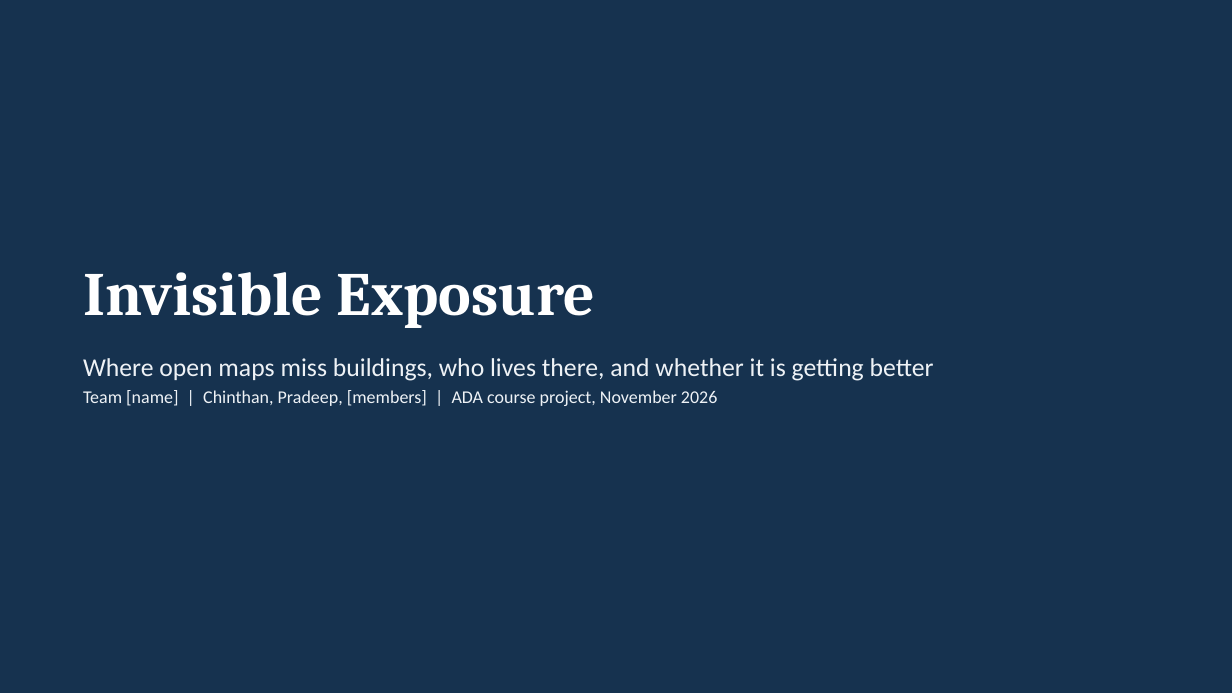
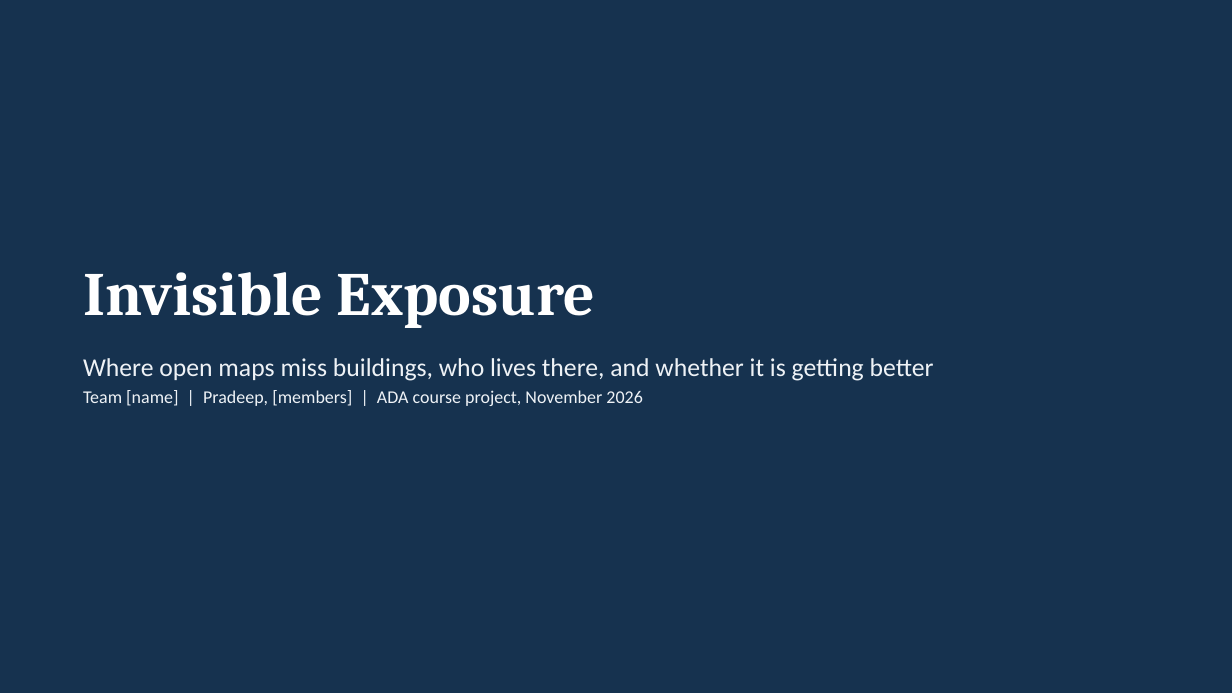
Before and after one commit to GTX-Pradeep/invisible-exposure-open-map-equity, a slide deck: slide 1 of deliverables/Invisible_Exposure_Slides.pptx. Drawn at 1232x693 pixels with LibreOffice and Linux fonts; fonts in the diff are those of the drawing. Boxes give left, top, right and bottom in pixels: in the first picture for what was removed or moved away, otherwise in the second. Text is boxed around its words. In the diff, an @@ line names an element or a change of style, - is before the commit and + after.

Commit message:
Remove Chinthan from author lists and citation

```diff
--- a/deliverables/Invisible_Exposure_Slides.pptx
+++ b/deliverables/Invisible_Exposure_Slides.pptx
@@ text at (x1=83, y1=390, x2=642, y2=406): text changed @@
-Team [name] | Chinthan, Pradeep, [members] | ADA course project, November 2026
+Team [name] | Pradeep, [members] | ADA course project, November 2026
```
Also in this commit, not shown: 11 other files.
